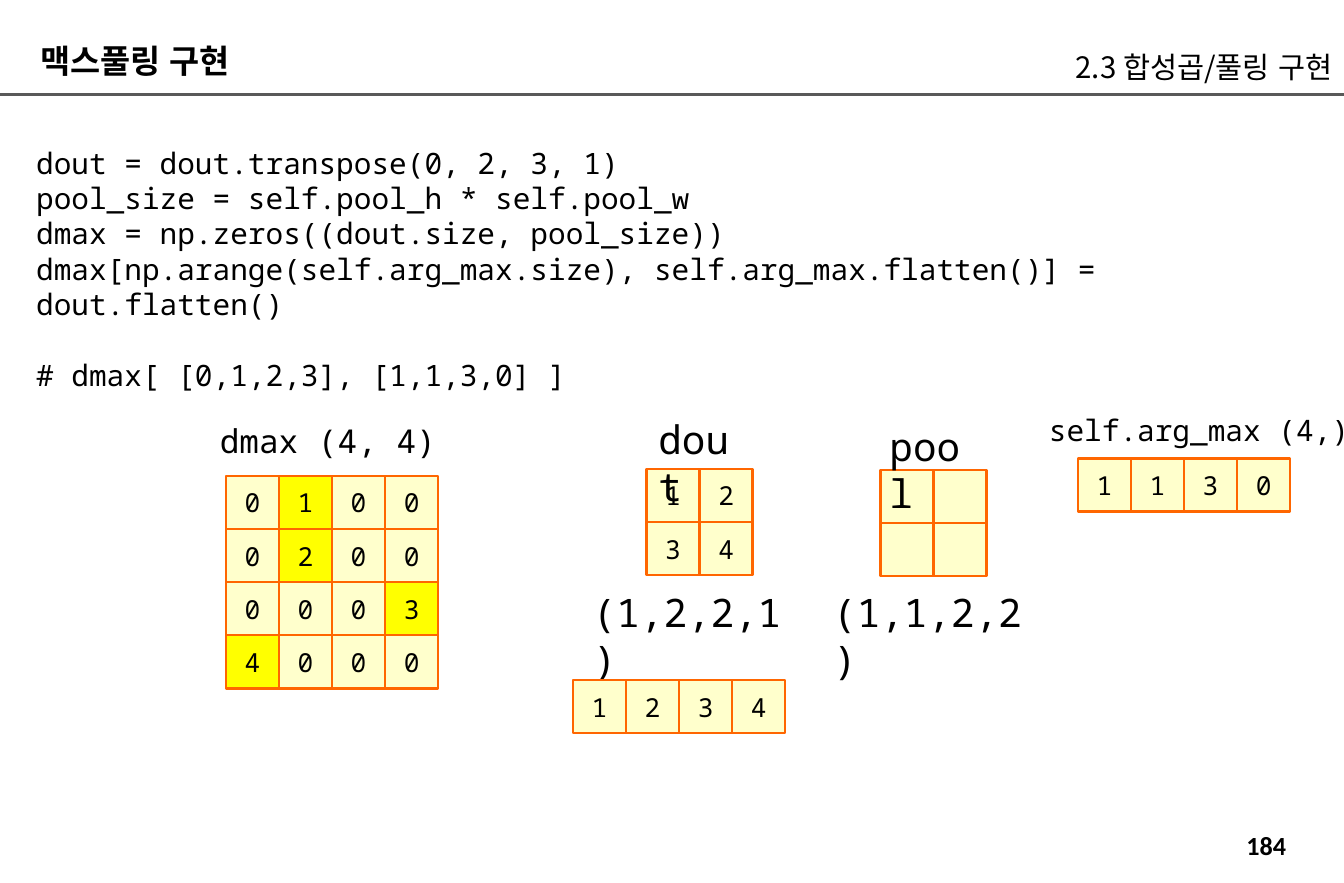
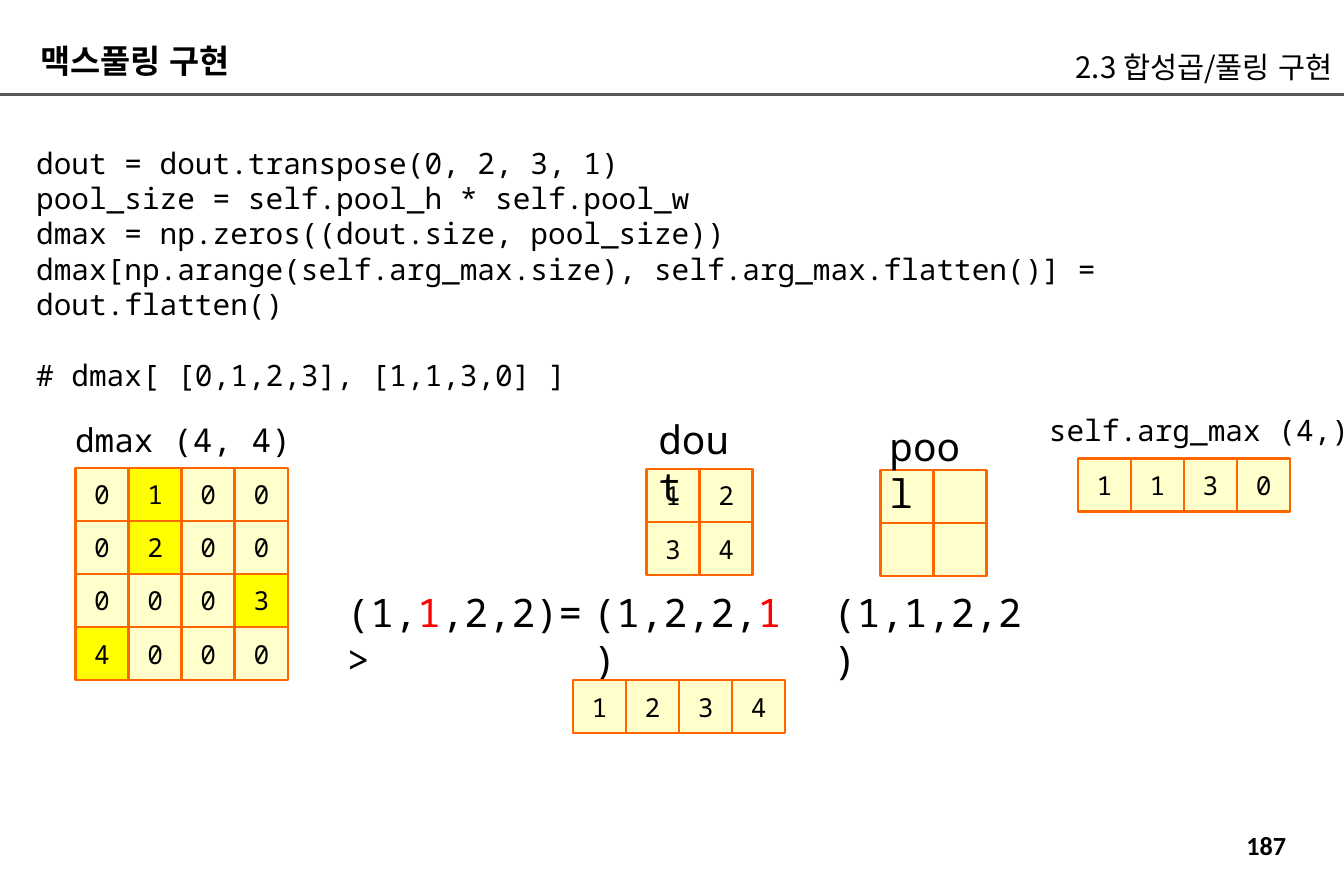
Before and after one commit to imguru-mooc/AI_CNN, a slide deck: slide 187 of CNN_교재_판서.pptx (slide 184 before the commit). Drawn at 1344x883 pixels with LibreOffice and Linux fonts; fonts in the diff are those of the drawing. Boxes give left, top, right and bottom in pixels: in the first picture for what was removed or moved away, otherwise in the second. Text is boxed around its words. In the diff, an @@ line names an element or a change of style, - is before the commit and + after.

```diff
--- a/CNN_교재_판서.pptx
+++ b/CNN_교재_판서.pptx
@@ text "dmax (4, 4)": place and size @@
-text "dmax (4, 4)" at [220,428,436,459]
+text "dmax (4, 4)" at [75,427,291,458]
@@ rectangle "0": place and size @@
-rectangle "0" at [385,475,438,528]
+rectangle "0" at [75,467,128,520]
@@ rectangle "0": place and size @@
-rectangle "0" at [226,475,279,528]
+rectangle "0" at [234,467,287,520]
@@ rectangle "0": place and size @@
-rectangle "0" at [385,528,438,581]
+rectangle "0" at [75,520,128,573]
@@ rectangle "0": place and size @@
-rectangle "0" at [226,528,279,581]
+rectangle "0" at [234,520,287,573]
@@ rectangle "0": place and size @@
-rectangle "0" at [332,581,385,634]
+rectangle "0" at [75,573,128,626]
@@ 8 rectangles: place and size @@
-8 rectangles at [226,475,438,688]
+8 rectangles at [75,467,287,680]
@@ rectangle "0": place and size @@
-rectangle "0" at [226,581,279,634]
+rectangle "0" at [181,573,234,626]
@@ text added at [347,598,582,634], 24 pt, text #000000 @@
+(1,1,2,2)=>
@@ text "(1,2,2,1)" at [593,598,781,634]: text colour #000000 to #FF0000 in "(1,2,2,1)" @@
@@ rectangle "0": place and size @@
-rectangle "0" at [385,636,438,688]
+rectangle "0" at [128,627,181,680]
@@ rectangle "0": place and size @@
-rectangle "0" at [279,636,332,688]
+rectangle "0" at [234,627,287,680]
@@ page number at [1246,837,1286,855]: text changed @@
-184
+187
```
Also in this commit, not shown: 21 other slides changed, 96 slides added.
